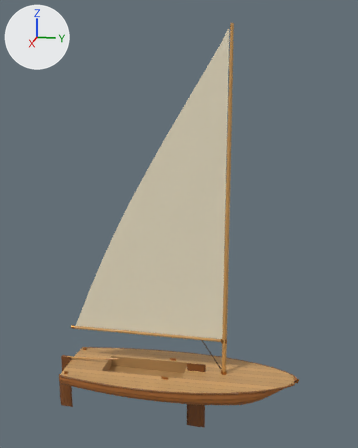
The glTF model art/boats/jolly-boat.glb as it was, and as the next commit left it.
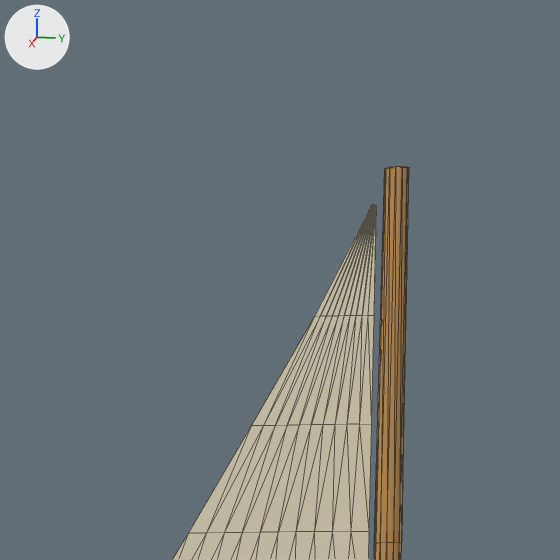
The first picture shows the older version from a 50 mm camera at (8.0, 1.73, 5.07) aimed at (-0.1, 0.11, 3.05). The close-ups show the older and then the newer version on the part from 50% to 71% of the width and 0% to 17% of the height of that picture. Only the edits that show in the close-ups are written down. Lighting does not change. The marker at upper left points along +X, +Y and +Z. The close-ups show mesh edges as thin lines. Where no turn or scale is listed for an object, it has been applied to the vertices.

Names of what the first close-up shows: 'mast', 'sail'.
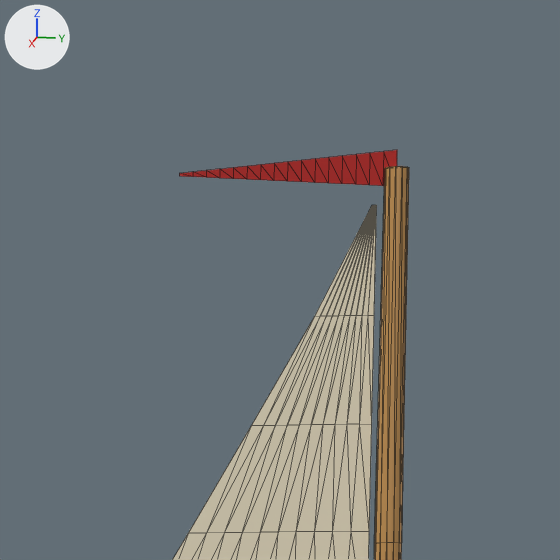
Diff of the bpy script that builds the scene:
```diff
--- a/art/boats/jolly-boat.glb.py
+++ b/art/boats/jolly-boat.glb.py
@@ mat_bunting @@
+mat_bunting = principled_material('bunting')
+mat_bunting.base_color = (0.477, 0.0134, 0.01)  # red #b81f19
+mat_bunting.roughness = 0.8
@@ me_mesh_6_1 @@
+me_mesh_6_1.from_pydata(...)  # 34 vertices, 32 faces; spans x 0.0, y -0.45..0.0, z -0.035..0.035
+me_mesh_6_1.materials.append(mat_bunting)  # red #b81f19
@@ ob_pennant @@
+ob_pennant = bpy.data.objects.new('pennant', me_mesh_6_1)
+ob_pennant.location = (0.0, 0.95, 6.23)
```

Location of each change, (x1, y1, x2, y2) in pixels of the close-ups (560 x 560 px):
'pennant', added (red)
    after: (179, 150, 397, 186)
